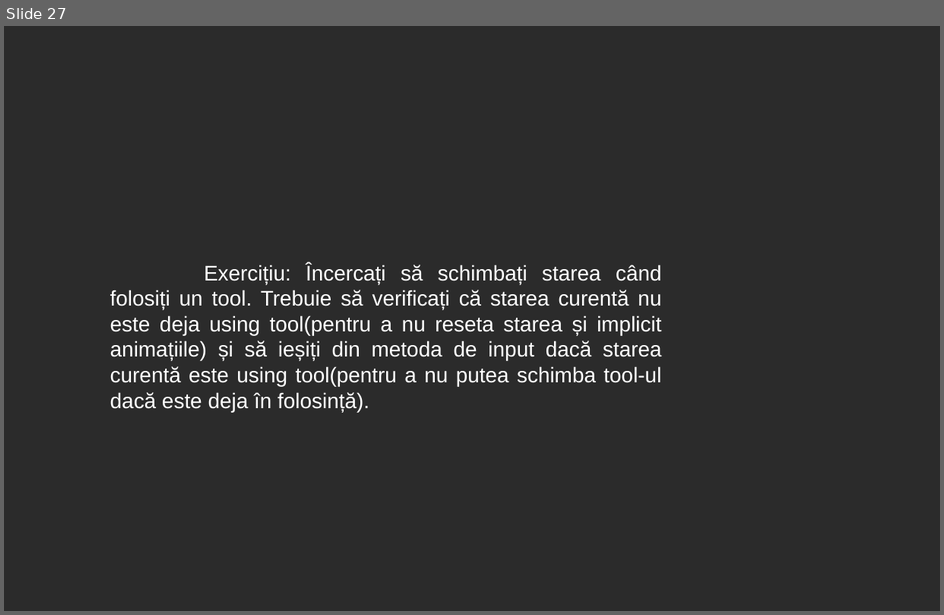
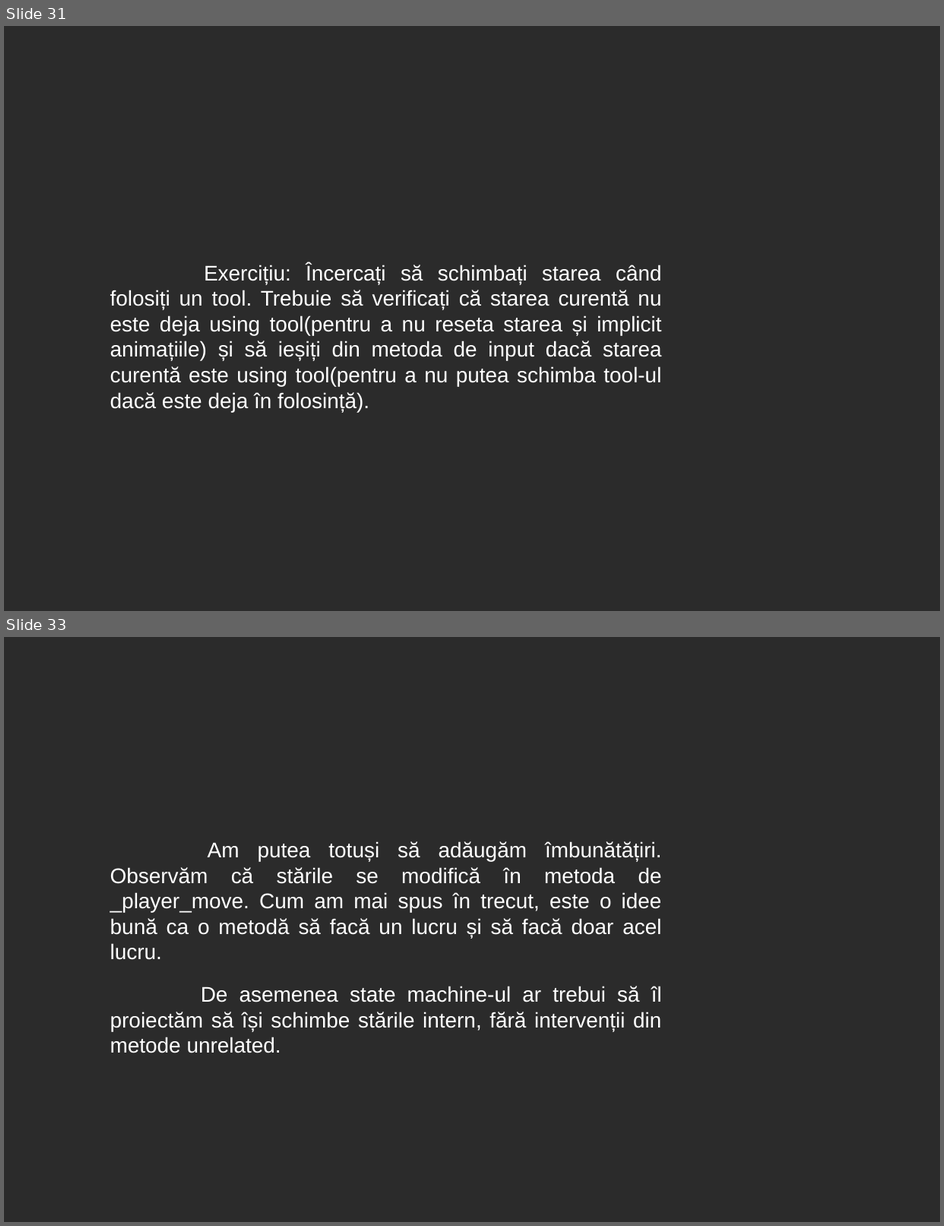
Before and after one commit to 0xspiderr/gdc-upt-presentations, a slide deck: presentation_3/presentation_3.odp. Shown one above the other, each under a label of ours: slide 27 before the commit, slides 31 and 33 after it; the slides between them are not shown. The pictures are 944x615 and 944x1226 pixels, drawn with LibreOffice and Linux fonts; fonts in the diff are those of the drawing; background and template pictures are left out; a plain dark background stands for a picture behind light text. Boxes give left, top, right and bottom in pixels: in the first picture for what was removed or moved away, otherwise in the second. Text is boxed around its words. In the diff, an @@ line names an element or a change of style, - is before the commit and + after.

```diff
--- a/presentation_3/presentation_3.odp
+++ b/presentation_3/presentation_3.odp
@@ slide 33 added at (x1=4, y1=637, x2=940, y2=1222), background picture (left out) @@
@@ text added at (x1=110, y1=841, x2=662, y2=1053), 18 pt, text #FFFFFF @@
+Am putea totuși să adăugăm îmbunătățiri. Observăm că stările se modifică în metoda de _player_move. Cum am mai spus în trecut, este o idee bună ca o metodă să facă un lucru și să facă doar acel lucru.
+De asemenea state machine-ul ar trebui să îl proiectăm să își schimbe stările intern, fără intervenții din metode unrelated.
@@ what was slide 27 is now slide 31 @@
```
Also in this commit, not shown: 1 slide changed, 37 other slides added, 23 other files.
